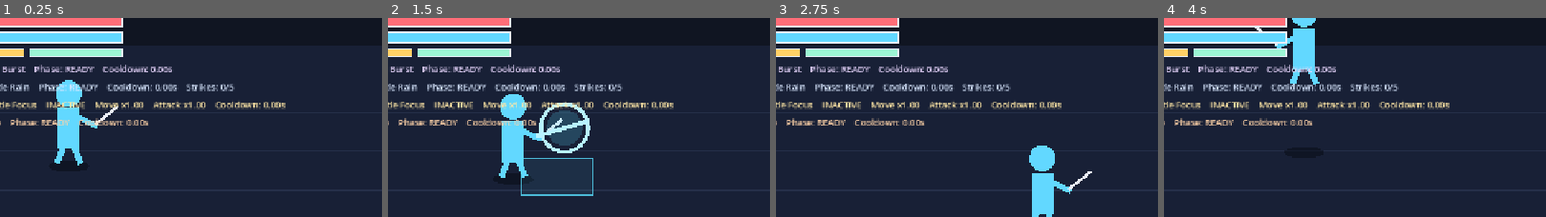
Above: before the commit, frames 1-4 (left to right).
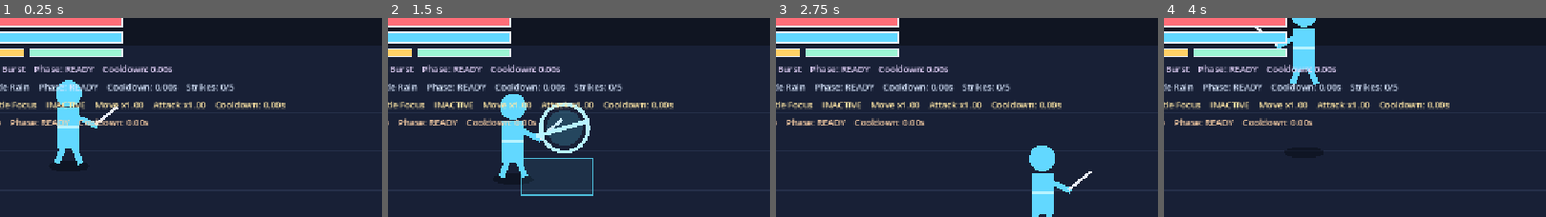
Above: after the commit, the same moments.

Repository: ws951125/custom-fighter
Game: Godot game, scene res://game/runtime/main.tscn
Same seed, same stepped clock (60 frames per second), same inputs: the game is played once before the commit and once after it.
Inputs:
- Up to frame 1 (0.25 s): no input
- Up to frame 2 (1.5 s): tap Enter at 0.5 s; hold D (move_right) 0.53-1.28 s; hold L (guard) 0.53-1.28 s; tap Space (jump) at 0.77 s; hold S (move_down) from 1.28 s (still down); tap J (attack) at 1.35 s
- Up to frame 3 (2.75 s): tap Space (jump) at 1.52 s; tap L (guard) at 1.55, 2.3 s; release S (move_down) at 2.03 s; hold D (move_right) from 2.03 s (still down); hold K (dash) from 2.03 s (still down)
- Up to frame 4 (4 s): release D (move_right) at 2.78 s; release K (dash) at 2.78 s; hold W (move_up) 2.78-3.53 s; tap L (guard) at 2.85, 3.8 s; tap Space (jump) at 3.02, 3.77 s; hold A (move_left) from 3.53 s (still down); hold Shift (run) from 3.53 s (still down)
The pictures show only the part of the screen within x 13-63%, y 35-85%; the shares and areas given below are measured in that part.

The runs differ from the first frame. In frame 1, 0.1% of the frame differs, in the area x 15-31%, y 44-56%; in frame 2, less than 0.1%; in frame 3, 0.1%; in frame 4, less than 0.1%.

Commit message:
M3: render player from visual profile data

Diff:
--- a/game/runtime/characterized_main.gd
+++ b/game/runtime/characterized_main.gd
@@ -2,9 +2,11 @@
 
 const CharacterDefinition = preload("res://game/core/character/character_definition.gd")
 const CharacterMovementTuning = preload("res://game/core/character/character_movement_tuning.gd")
+const CharacterVisualProfile = preload("res://game/core/character/character_visual_profile.gd")
 const PLAYER_CHARACTER_PATH := "res://content/characters/ember_vanguard.sample.json"
 
 var player_character := CharacterDefinition.new()
+var player_visual_profile := CharacterVisualProfile.new()
 var character_movement_adjustment_frames := 0
 var character_movement_integrated_seconds := 0.0
 var character_movement_integrated_horizontal_distance := 0.0
@@ -12,12 +14,18 @@
 var character_last_horizontal_speed := 0.0
 var character_last_depth_speed := 0.0
 var character_runtime_buff_multiplier := 1.0
+var character_profile_render_calls := 0
 
 func _enter_tree() -> void:
 	var errors := player_character.load_from_file(PLAYER_CHARACTER_PATH)
 	if not errors.is_empty():
 		push_error("Failed to load player character: %s" % " | ".join(errors))
 		return
+
+	var visual_errors := player_visual_profile.load_from_id(player_character.visual_profile)
+	if not visual_errors.is_empty():
+		push_error("Failed to load player visual profile: %s" % " | ".join(visual_errors))
+
 	player_state = CombatantState.new(player_character.max_hp, player_character.max_mp)
 
 func _process(delta: float) -> void:
@@ -69,6 +77,79 @@
 		return 1.0
 	return maxf(0.0, float(buff_controller.runtime_movement_multiplier()))
 
+func _draw_fighter(
+	ground_feet: Vector2,
+	body_color: Color,
+	facing: float,
+	is_dummy: bool,
+	vertical_offset: float = 0.0,
+	guarding: bool = false
+) -> void:
+	if is_dummy or not player_visual_profile.loaded:
+		super(ground_feet, body_color, facing, is_dummy, vertical_offset, guarding)
+		return
+
+	character_profile_render_calls += 1
+	var profile := player_visual_profile
+	var direction := 1.0 if facing >= 0.0 else -1.0
+	var shadow_scale := clampf(0.75 + ((ground_feet.y / maxf(size.y, 720.0)) * 0.35), 0.78, 1.08)
+	_draw_shadow_ellipse(
+		ground_feet + Vector2(0.0, 4.0),
+		Vector2(profile.shadow_half_width, profile.shadow_half_height) * shadow_scale,
+		Color(0.02, 0.03, 0.06, 0.45)
+	)
+
+	var feet := ground_feet + Vector2(0.0, -vertical_offset)
+	var head := feet + Vector2(0.0, -profile.body_height)
+	var torso_top_y := -(profile.body_height - profile.head_radius - 2.0)
+	var torso_top := feet + Vector2(-profile.torso_width * 0.5, torso_top_y)
+	var body := profile.body_color()
+	var accent := profile.accent_color()
+
+	draw_circle(head, profile.head_radius, body)
+	draw_rect(Rect2(torso_top, Vector2(profile.torso_width, profile.torso_height)), body)
+	var accent_height := maxf(4.0, profile.torso_height * 0.08)
+	draw_rect(
+		Rect2(
+			torso_top + Vector2(0.0, profile.torso_height * 0.44),
+			Vector2(profile.torso_width, accent_height)
+		),
+		accent
+	)
+
+	draw_line(
+		feet + Vector2(-profile.leg_spread * 0.4, -profile.leg_length),
+		feet + Vector2(-profile.leg_spread, 0.0),
+		body,
+		profile.leg_width
+	)
+	draw_line(
+		feet + Vector2(profile.leg_spread * 0.4, -profile.leg_length),
+		feet + Vector2(profile.leg_spread, 0.0),
+		body,
+		profile.leg_width
+	)
+
+	var arm_start := feet + Vector2(
+		direction * profile.torso_width * 0.4167,
+		torso_top_y + profile.torso_height * 0.23
+	)
+	var arm_end := feet + Vector2(
+		direction * profile.arm_reach,
+		torso_top_y + profile.torso_height * 0.46
+	)
+	draw_line(arm_start, arm_end, body, profile.arm_width)
+
+	var weapon_start := arm_end + Vector2(-direction * 4.0, -3.0)
+	var weapon_vector := Vector2(direction * 0.775, -0.632).normalized() * profile.weapon_length
+	draw_line(weapon_start, weapon_start + weapon_vector, profile.weapon_color(), profile.weapon_width)
+
+	if guarding:
+		var shield_center := feet + Vector2(direction * minf(profile.arm_reach, 52.0) * 0.71, torso_top_y + profile.torso_height * 0.34)
+		var shield_radius := maxf(28.0, profile.arm_reach + 4.0)
+		var start_angle := -1.15 if direction > 0.0 else PI - 1.15
+		draw_arc(shield_center, shield_radius, start_angle, start_angle + 2.30, 24, profile.guard_color(), 7.0)
+
 func _set_web_state() -> void:
 	super()
 	if not OS.has_feature("web"):
@@ -79,6 +160,15 @@
 		"document.documentElement.dataset.playerCharacterName=%s;" % JSON.stringify(player_character.character_name) +
 		"document.documentElement.dataset.playerCharacterArchetype=%s;" % JSON.stringify(player_character.archetype) +
 		"document.documentElement.dataset.playerCharacterVisualProfile=%s;" % JSON.stringify(player_character.visual_profile) +
+		"document.documentElement.dataset.playerVisualProfileLoaded='%s';" % _bool_text(player_visual_profile.loaded) +
+		"document.documentElement.dataset.playerVisualProfileId=%s;" % JSON.stringify(player_visual_profile.profile_id) +
+		"document.documentElement.dataset.playerVisualProfileBodyColor=%s;" % JSON.stringify(player_visual_profile.body_color_hex) +
+		"document.documentElement.dataset.playerVisualProfileAccentColor=%s;" % JSON.stringify(player_visual_profile.accent_color_hex) +
+		"document.documentElement.dataset.playerVisualProfileHeadRadius='%.3f';" % player_visual_profile.head_radius +
+		"document.documentElement.dataset.playerVisualProfileTorsoWidth='%.3f';" % player_visual_profile.torso_width +
+		"document.documentElement.dataset.playerVisualProfileTorsoHeight='%.3f';" % player_visual_profile.torso_height +
+		"document.documentElement.dataset.playerVisualProfileWeaponLength='%.3f';" % player_visual_profile.weapon_length +
+		"document.documentElement.dataset.playerVisualProfileRenderCalls='%d';" % character_profile_render_calls +
 		"document.documentElement.dataset.playerHp='%d';" % player_state.hp +
 		"document.documentElement.dataset.playerMaxHp='%d';" % player_state.max_hp +
 		"document.documentElement.dataset.playerCharacterMaxHp='%d';" % player_character.max_hp +
